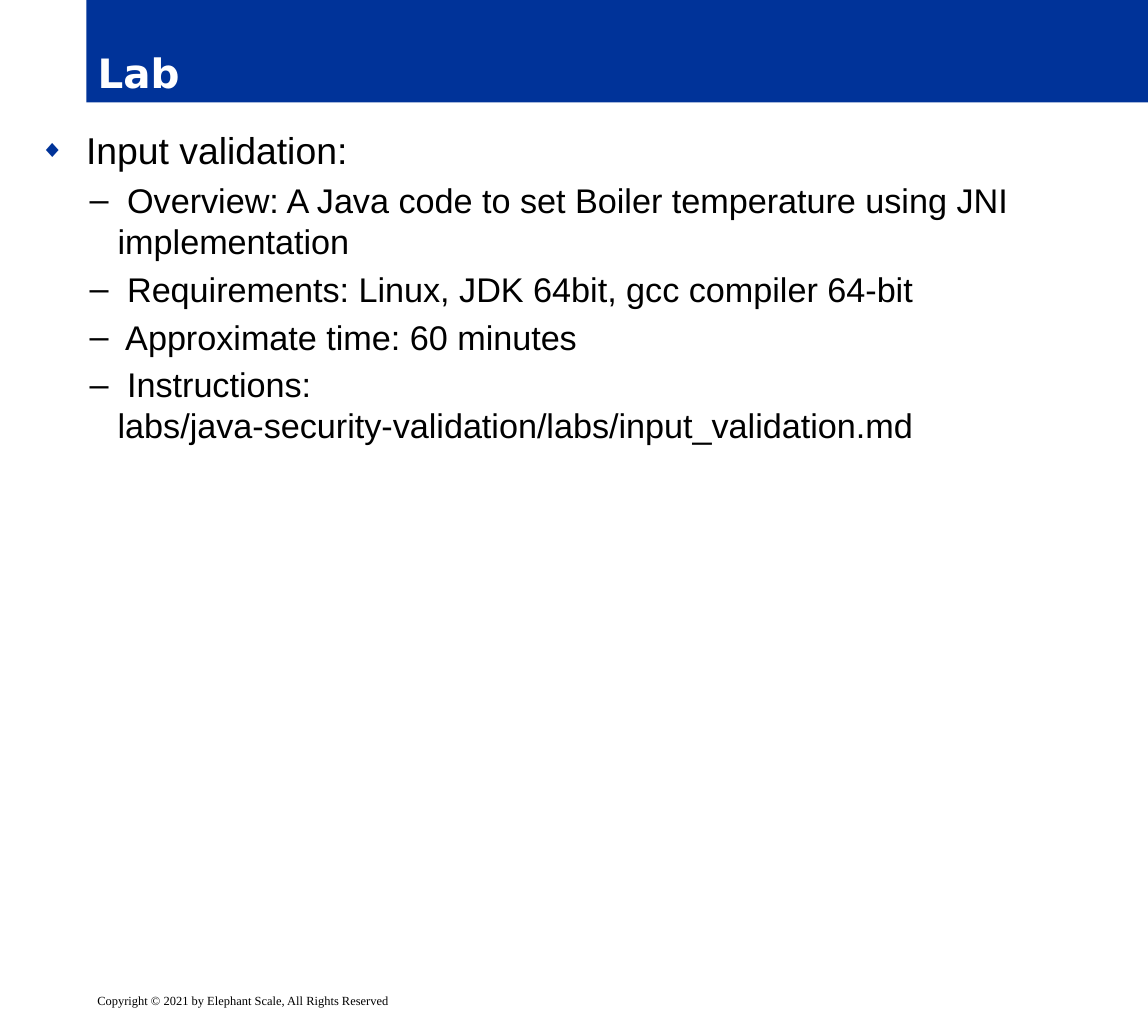
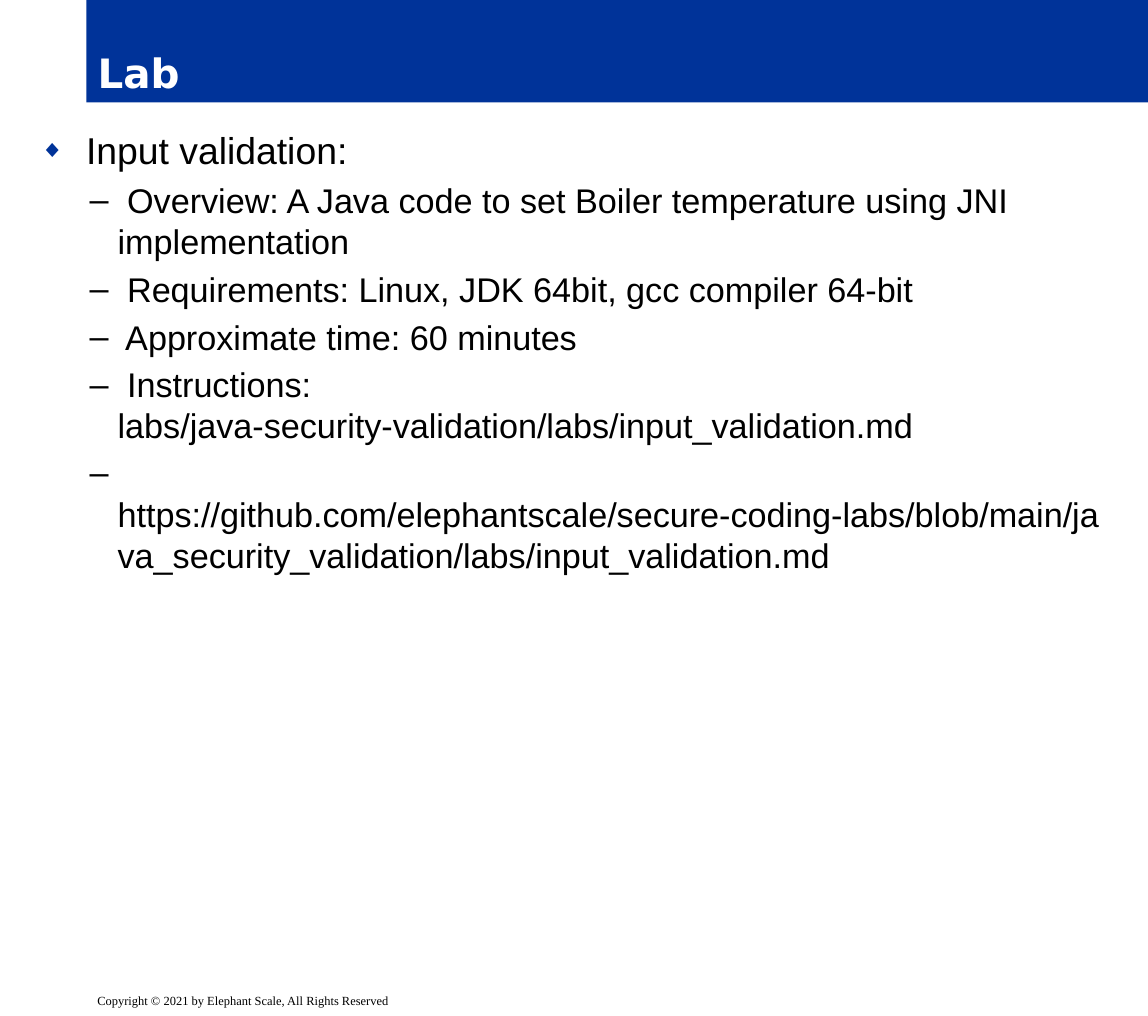
Before and after one commit to elephantscale/es-training-new, a slide deck: slide 15 of secure-coding/slides/delivery/05__Java-Security.pptx. Drawn at 1148x1016 pixels with LibreOffice and Linux fonts; fonts in the diff are those of the drawing; background and template pictures are left out. Boxes give left, top, right and bottom in pixels: in the first picture for what was removed or moved away, otherwise in the second. Text is boxed around its words. In the diff, an @@ line names an element or a change of style, - is before the commit and + after.

```diff
--- a/secure-coding/slides/delivery/05__Java-Security.pptx
+++ b/secure-coding/slides/delivery/05__Java-Security.pptx
@@ text at [118, 502, 1099, 575]: paragraph added @@
+  – https://github.com/elephantscale/secure-coding-labs/blob/main/java_security_validation/labs/input_validation.md
```
Also in this commit, not shown: 19 other slides changed, 3 other files.
